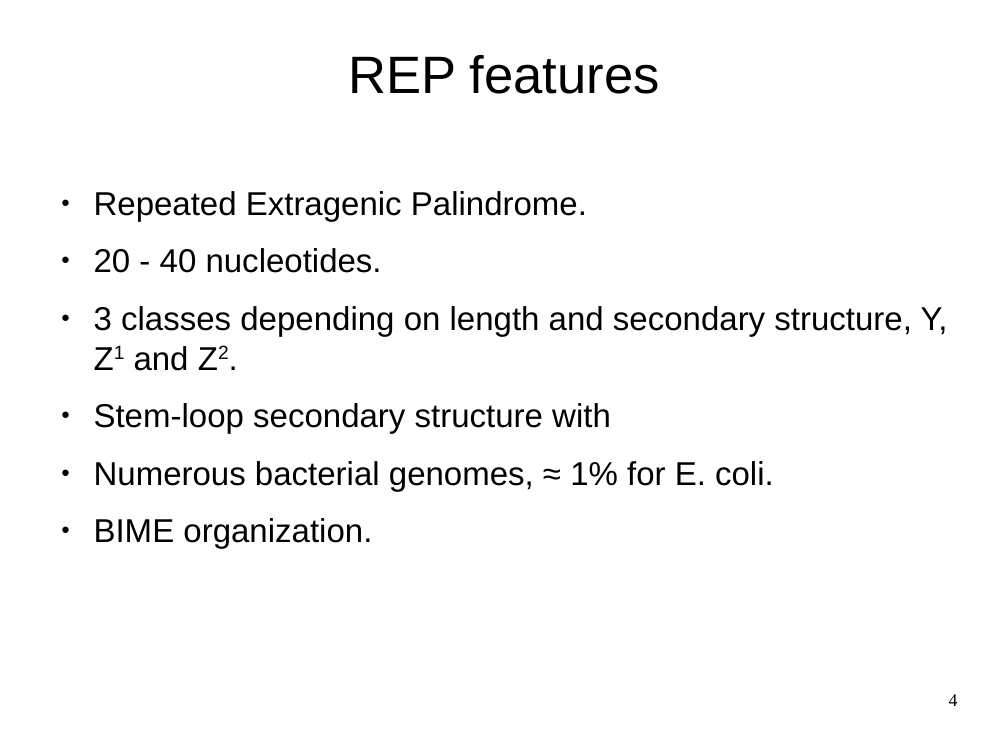
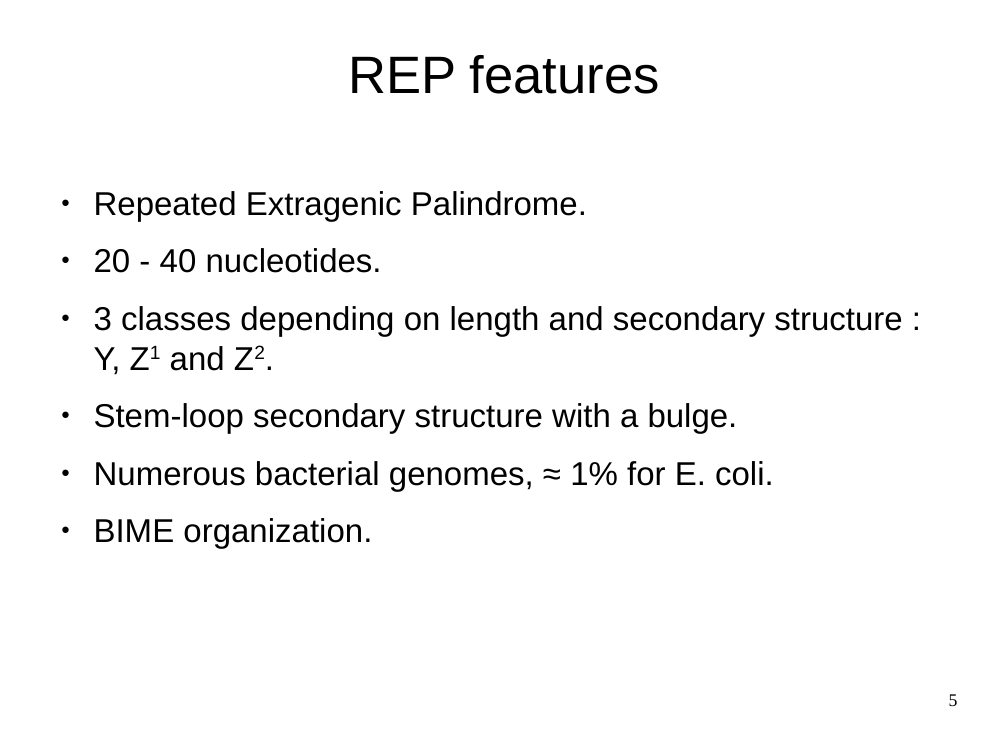
Before and after one commit to mesmeraf/stage_M2, a slide deck: slide 5 of presentation.odp (slide 4 before the commit). Drawn at 1008x756 pixels with LibreOffice and Linux fonts; fonts in the diff are those of the drawing; background and template pictures are left out. Boxes give left, top, right and bottom in pixels: in the first picture for what was removed or moved away, otherwise in the second. Text is boxed around its words. In the diff, an @@ line names an element or a change of style, - is before the commit and + after.

```diff
--- a/presentation.odp
+++ b/presentation.odp
@@ text at bbox=[94, 306, 902, 434]: text changed @@
-● 3 classes depending on length and secondary structure, Y, Z1 and Z2.
-● Stem-loop secondary structure with
+● 3 classes depending on length and secondary structure : Y, Z1 and Z2.
+● Stem-loop secondary structure with a bulge.
@@ page number at bbox=[949, 694, 958, 706]: text changed @@
-4
+5
```
Also in this commit, not shown: 3 other slides changed, 17 slides added, 10 other files.
